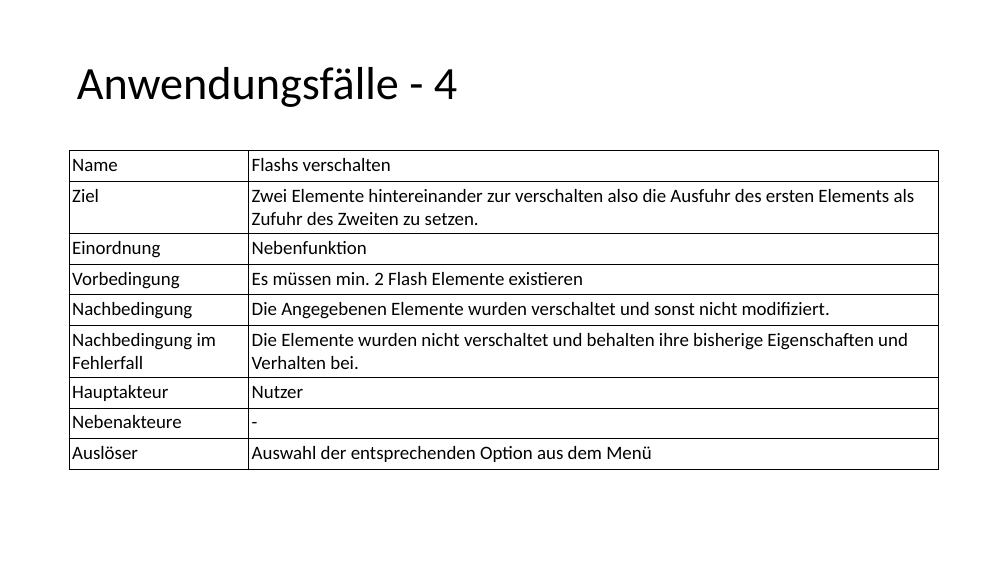
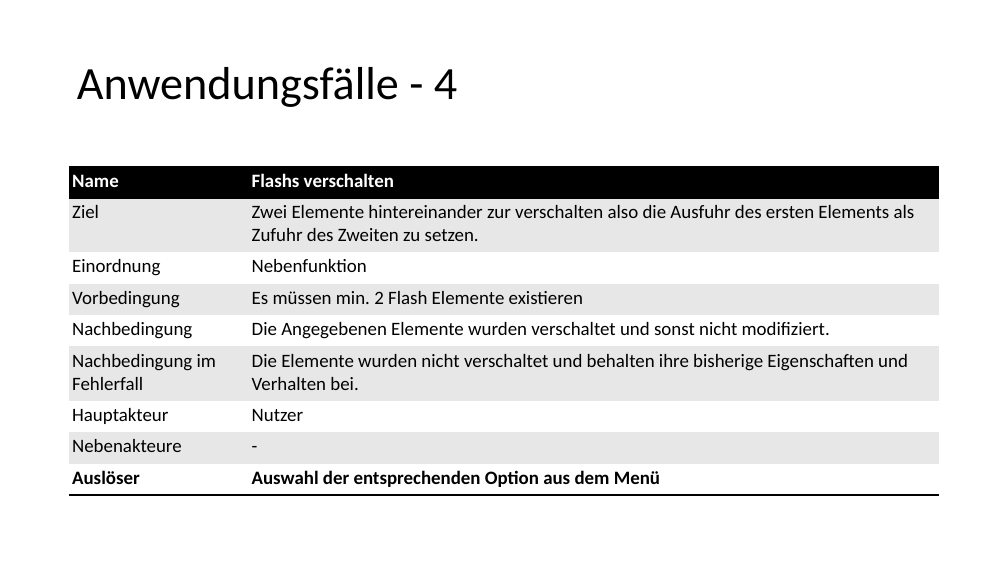
Before and after one commit to nilsspeetzen/SEP, a slide deck: slide 17 of 170718_Vorstellung.pptx (slide 14 before the commit). Drawn at 1008x567 pixels with LibreOffice and Linux fonts; fonts in the diff are those of the drawing. Boxes give left, top, right and bottom in pixels: in the first picture for what was removed or moved away, otherwise in the second. Text is boxed around its words. In the diff, an @@ line names an element or a change of style, - is before the commit and + after.

```diff
--- a/170718_Vorstellung.pptx
+++ b/170718_Vorstellung.pptx
@@ table at <box>70,166,939,495</box> @@
@@ fill none to #000000 in row 1 @@
@@ fill none to #E7E7E7 in 8 cells @@
@@ fill none to #FFFFFF in 8 cells @@
@@ text colour #000000 to #FFFFFF, bold on in "Name", "Flashs verschalten" @@
@@ borders changed @@
@@ table: place and size @@
-table at <box>70,151,939,468</box>
+table at <box>70,166,939,495</box>
```
Also in this commit, not shown: 14 other slides changed, 4 slides added, 1 other file.
